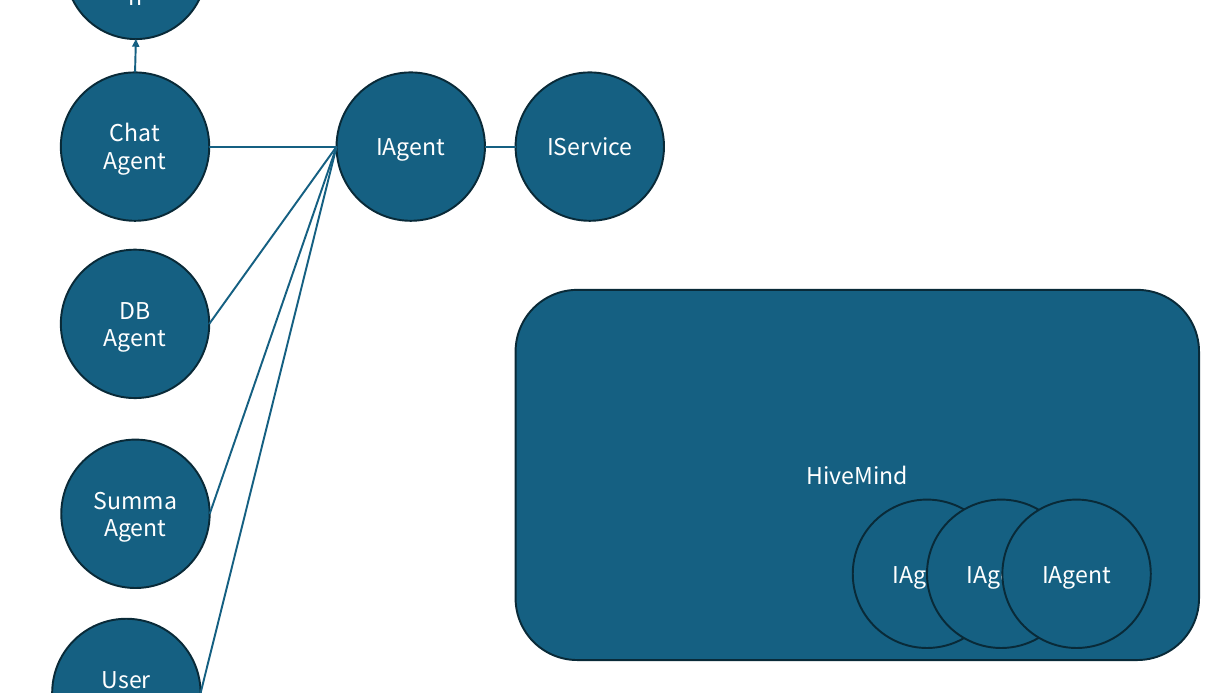
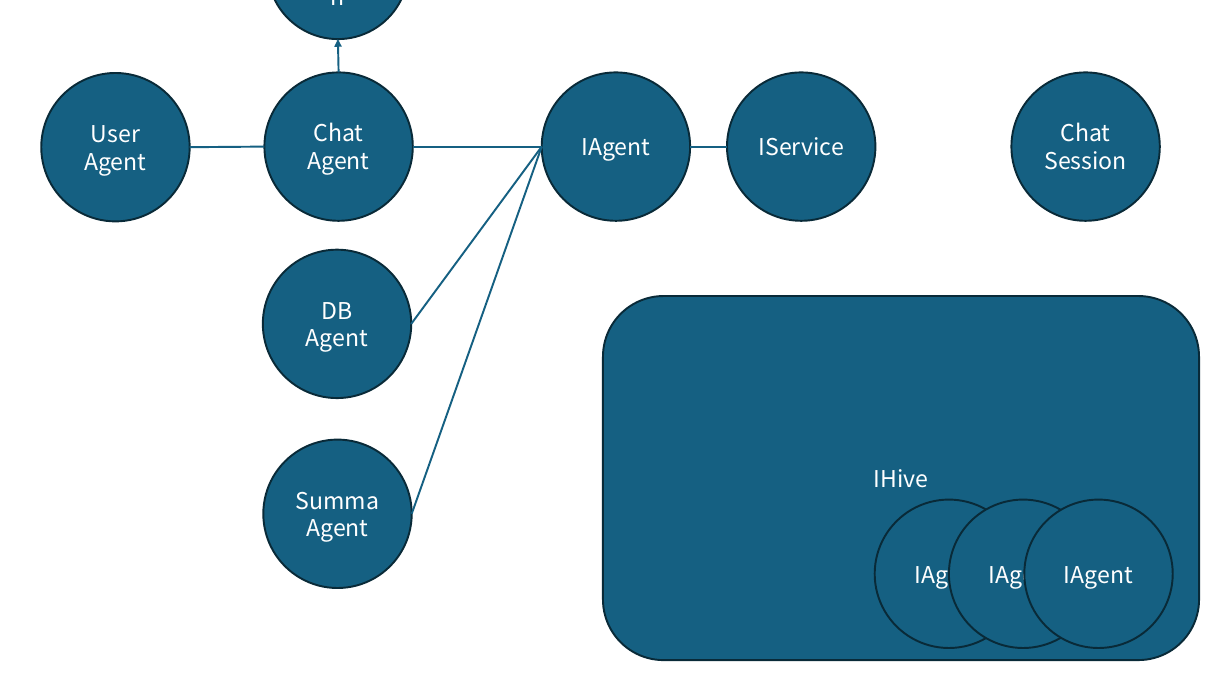
Before and after one commit to iyulab/ironhive, a slide deck: slide 10 of docs/STRUCTURE.pptx (slide 15 before the commit). Drawn at 1232x693 pixels with LibreOffice and Linux fonts; fonts in the diff are those of the drawing. Boxes give left, top, right and bottom in pixels: in the first picture for what was removed or moved away, otherwise in the second. Text is boxed around its words. In the diff, an @@ line names an element or a change of style, - is before the commit and + after.

```diff
--- a/docs/STRUCTURE.pptx
+++ b/docs/STRUCTURE.pptx
@@ 2 ellipses, 1 line, 1 arrow: place and size @@
-2 ellipses, 1 line, 1 arrow at [61,39,485,221]
+2 ellipses, 1 line, 1 arrow at [264,39,690,221]
@@ ellipse "User": place and size @@
-ellipse "User" at [52,619,201,693]
+ellipse "User" at [42,73,190,222]
@@ ellipse "IService": place and size @@
-ellipse "IService" at [516,72,665,221]
+ellipse "IService" at [727,72,876,221]
@@ ellipse added at [1012,72,1161,221], fill #156082, outline #092A39 1.5 pt, 18 pt, text #FFFFFF @@
+Chat
+Session
@@ line moved from (336, 147) - (201, 693) to (264, 147) - (189, 147) @@
@@ line moved from (336, 147) - (209, 324) to (542, 147) - (411, 324) @@
@@ line moved from (336, 147) - (210, 514) to (542, 147) - (412, 514) @@
@@ line moved from (485, 147) - (516, 147) to (690, 147) - (727, 147) @@
@@ rounded rectangle "IHive": place and size @@
-rounded rectangle "IHive" at [516,290,1200,661]
+rounded rectangle "IHive" at [604,296,1200,660]
@@ 3 ellipses: place and size @@
-3 ellipses at [61,0,210,589]
+3 ellipses at [262,0,412,589]
@@ text in rounded rectangle at [874,469,929,488]: text changed @@
-HiveMind
+IHive
@@ 3 ellipses: place and size @@
-3 ellipses at [853,500,1152,649]
+3 ellipses at [875,500,1174,649]
```
Also in this commit, not shown: 1 other slide changed, 2 slides removed, 42 other files.
